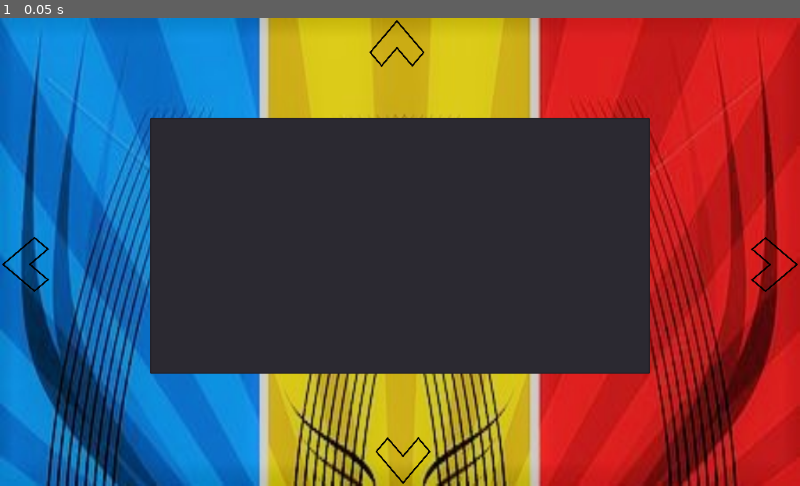
Above: before the commit, frame 1.
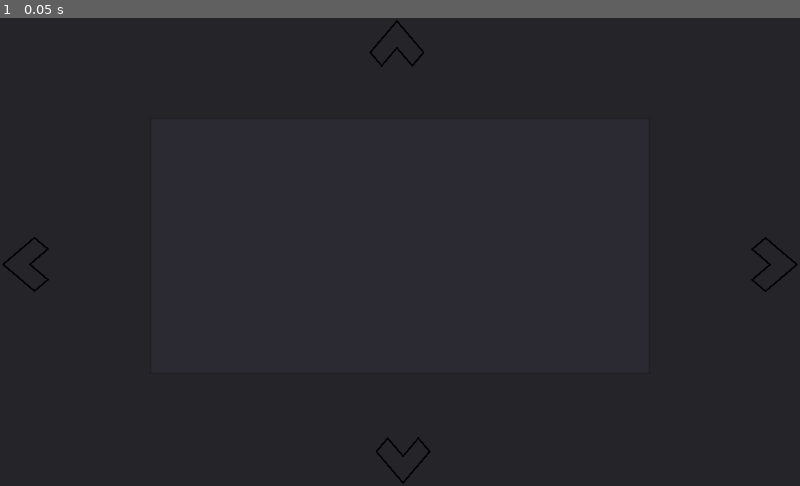
Above: after the commit, the same moment.

Repository: JuanG10/boss
Game: Godot game, scene res://UpgradeScreen/BasePanel.tscn
Same seed, same stepped clock (60 frames per second), same inputs: the game is played once before the commit and once after it. The project has no main scene, so this scene is started directly.
Inputs:
- Up to frame 1 (0.05 s): no input

The runs differ from the first frame. In frame 1, 66% of the frame differs, in the area x 0-100%, y 0-100%.
Error before the commit: Attempt to call function 'add_child' in base 'null instance' on a null instance. (res://UpgradeScreen/UpgradeWindow.gd:15)
Error after the commit: Trying to assign value of type 'Viewport' to a variable of type 'Node2D'. (res://UpgradeScreen/Pannels.gd:5)

Commit message:
terminadasTransiciones

Diff:
--- a/UpgradeScreen/Pannels.gd
+++ b/UpgradeScreen/Pannels.gd
@@ -2,29 +2,13 @@
 
 export (Resource) var background
 
-onready var transition:TextureProgress = $TransitionAnimation
+onready var upgradeMainWindow:Node2D = get_parent()
 var new_style = StyleBoxTexture.new()
-var ends_transition_animation = true
-const TRANSITION_VELOCITY = 5
 
 func _ready():
 	new_style.texture = background
 	set("custom_styles/panel", new_style)
 
-func _physics_process(delta):
-	if transition.get_value() == transition.max_value:
-		ends_transition_animation = true
-	else: ends_transition_animation = false
-
-func _transition_progress():
-	var temp_value
-	if ends_transition_animation:
-		temp_value = transition.get_value() - TRANSITION_VELOCITY
-	else:
-		temp_value = transition.get_value() + TRANSITION_VELOCITY
-	transition.set_value(temp_value)
-
 func _on_button_up(fill_mode:int, next_pos:Vector2)->void:
 	# fill_mode debe ser 0-8. Ver en documentacion de TextureProgress.
-	transition.set_fill_mode(fill_mode)
-	UpgradeWindow.change_panel_to(next_pos)
+	upgradeMainWindow.change_panel_to(fill_mode, next_pos)
--- /dev/null
+++ b/UpgradeScreen/TransitionAnimation.gd
@@ -0,0 +1,27 @@
+extends TextureProgress
+
+var temp_value:float
+var can_start = false
+const TRANSITION_VELOCITY = 5
+
+signal end_animation
+var emit_once = true
+var not_reverse = false
+
+func _physics_process(delta):
+	if can_start:
+		if not_reverse: temp_value = get_value() + TRANSITION_VELOCITY
+		else: temp_value = get_value() - TRANSITION_VELOCITY
+	set_value(temp_value)
+	_emit_end()
+
+func _emit_end():
+	if get_value() >= max_value && emit_once:
+		can_start = false
+		emit_once = false
+		emit_signal("end_animation")
+
+func _start_animation():
+	can_start = true
+	emit_once = true
+	not_reverse = !not_reverse
--- a/UpgradeScreen/UpgradePanel.tscn
+++ b/UpgradeScreen/UpgradePanel.tscn
@@ -1,22 +1,12 @@
-[gd_scene load_steps=4 format=2]
+[gd_scene load_steps=3 format=2]
 
 [ext_resource path="res://UpgradeScreen/Pannels.gd" type="Script" id=1]
-[ext_resource path="res://Fondos/Negro_de_transicion.png" type="Texture" id=2]
 [ext_resource path="res://Iconos/Flecha.png" type="Texture" id=3]
 
 [node name="Panel" type="Panel"]
 margin_right = 1024.0
 margin_bottom = 600.0
 script = ExtResource( 1 )
-__meta__ = {
-"_edit_use_anchors_": false
-}
-
-[node name="TransitionAnimation" type="TextureProgress" parent="."]
-margin_right = 1024.0
-margin_bottom = 601.782
-mouse_filter = 2
-texture_progress = ExtResource( 2 )
 __meta__ = {
 "_edit_use_anchors_": false
 }
--- a/UpgradeScreen/UpgradeWindow.gd
+++ b/UpgradeScreen/UpgradeWindow.gd
@@ -1,29 +1,45 @@
 extends Node2D
 
-const BASE = preload("res://UpgradeScreen/BasePanel.tscn")
-const RED = preload("res://UpgradeScreen/RedPanel.tscn")
-const GREEN = preload("res://UpgradeScreen/GreenPanel.tscn")
-# Quería hacer esto con exports pero siempre daba null.
-onready var color_level = [RED,GREEN]
-onready var base_level = [BASE]
-onready var panel_matrix = [color_level,base_level] # y = [0,1]
+const PANELS = {
+	BASE = preload("res://UpgradeScreen/BasePanel.tscn"),
+	RED = preload("res://UpgradeScreen/RedPanel.tscn"),
+	GREEN = preload("res://UpgradeScreen/GreenPanel.tscn")
+}
+
+const LEVELS = {
+	color_level = [PANELS.RED,PANELS.GREEN],
+	base_level = [PANELS.BASE]
+}
+
+onready var panel_matrix = [LEVELS.color_level,LEVELS.base_level] # y
 var actualPanel:Panel
 var actual_pos = Vector2(0,1) # Cuidado, 'y' es el segundo argumento
 
+onready var transition:TextureProgress = $TransitionAnimation
+signal start_animation
+
 func _ready():
 	actualPanel = panel_matrix[actual_pos.y][actual_pos.x].instance()
-	get_tree().get_root().get_node("Main").add_child(actualPanel)
-	print(get_tree().get_root().get_node("Main").get_children())
+	actualPanel.show_behind_parent = true
+	_add_actual_panel()
 
-func change_panel_to(next_panel:Vector2)->void:
+func change_panel_to(fill_mode:int, next_panel:Vector2)->void:
 	actual_pos += next_panel
 	if _array_problems(): actual_pos -= next_panel
 	else:
-		actualPanel.queue_free()
-		actualPanel = panel_matrix[actual_pos.y][actual_pos.x].instance()
-		get_tree().get_root().get_node("Main").add_child(actualPanel)
-		print(actual_pos)
-		print(actualPanel)
+		transition.set_fill_mode(fill_mode)
+		emit_signal("start_animation")
 
 func _array_problems()->bool:
 	return actual_pos.y < 0 || actual_pos.x < 0 || actual_pos.y > panel_matrix.size() - 1 || actual_pos.x > panel_matrix[actual_pos.y].size() - 1
+
+func _on_end_animation():
+	actualPanel.queue_free()
+	actualPanel = panel_matrix[actual_pos.y][actual_pos.x].instance()
+	actualPanel.show_behind_parent = true
+	_add_actual_panel()
+	emit_signal("start_animation")
+	print(actualPanel)
+
+func _add_actual_panel()->void:
+	get_node("/root/UpgradeWindow").add_child(actualPanel)
--- /dev/null
+++ b/UpgradeScreen/UpgradeWindow.tscn
@@ -0,0 +1,20 @@
+[gd_scene load_steps=4 format=2]
+
+[ext_resource path="res://UpgradeScreen/UpgradeWindow.gd" type="Script" id=1]
+[ext_resource path="res://UpgradeScreen/TransitionAnimation.gd" type="Script" id=2]
+[ext_resource path="res://Fondos/Negro_de_transicion.png" type="Texture" id=3]
+
+[node name="UpgradeWindow" type="Node2D"]
+script = ExtResource( 1 )
+
+[node name="TransitionAnimation" type="TextureProgress" parent="."]
+light_mask = 0
+margin_right = 1024.0
+margin_bottom = 600.0
+texture_progress = ExtResource( 3 )
+script = ExtResource( 2 )
+__meta__ = {
+"_edit_use_anchors_": false
+}
+[connection signal="start_animation" from="." to="TransitionAnimation" method="_start_animation"]
+[connection signal="end_animation" from="TransitionAnimation" to="." method="_on_end_animation"]
--- a/project.godot
+++ b/project.godot
@@ -18,10 +18,6 @@
 config/name="Boss"
 config/icon="res://icon.png"
 
-[autoload]
-
-UpgradeWindow="*res://UpgradeScreen/UpgradeWindow.gd"
-
 [input]
 
 next_color={
